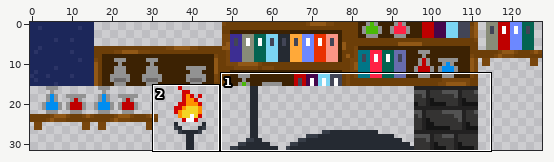
A sprite sheet gets an edit: src/assets/world/hub.tileset.png. Above, an overview of the earlier version with the close-up marked.
Close-up. First the earlier version:
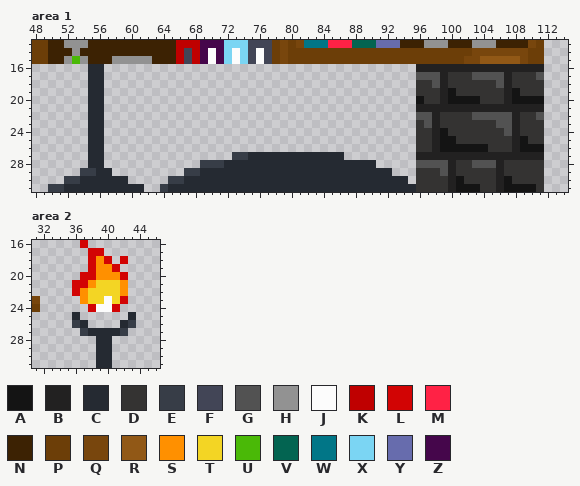
The file is 128x32 pixels. Colours within 5 levels of each other are drawn and written as one. Shown: area 1: x 48..114, y 13..31; area 2: x 31..46, y 16..31.
Palette (. is transparent): A #141414  B #222121  C #252a32  D #343332  E #373d47  F #424556  G #525252  H #929292  J #fcfcfc  K #bf0000  L #d20404  M #ff2245  N #3c2203  P #6c3e08  Q #78460d  R #915816  S #ff9000  T #f3d524  U #4ab907  V #036451  W #017687  X #7bd5f3  Y #676cad  Z #45064b
Once edited:
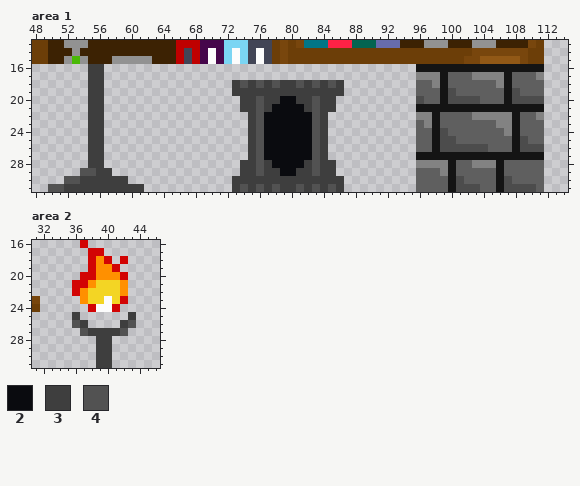
Colours new in this view: 2 #0a0b0f  3 #3e3e3e  4 #525252
The edit:
colour A: #141414 -> #4c4c4c
colour B: #222121 -> #141414
colour D: #343332 -> #5f5f5f
colour G: #525252 -> #828282
Area 1:
y 16..17: x 55..56 CC -> 33
y 18: x 55..56 CC -> 33; x 73..86 .............. -> 34343433434343
y 19: x 55..56 CC -> 33; x 73..86 .............. -> 33333333333333
y 20: x 55..56 CC -> 33; x 74..85 ............ -> 334332233433
y 21: x 55..56 CC -> 33; x 74..85 ............ -> 334322223433
y 22..26: x 55..56 CC -> 33; x 75..84 .......... -> 3422222243
y 27: x 55..56 CC -> 33; x 73..86 EECCCCCCCCCCCC -> ..3422222243..
y 28: x 55..56 CC -> 33; x 69..90 EEECCCCCCCCCCCCCCCCCCC -> .....334322223433.....
y 29: x 54..57 EECC -> 4433; x 67..92 EECCCCCCCCCCCCCCCCCCCCCCCC -> .......334332233433.......
y 30: x 52..59 EECCCCCC -> 44333333; x 65..94 EECCCCCCCCCCCCCCCCCCCCCCCCCCCC -> ........33333333333333........
y 31: x 50..61 EECCCCCCCCCC -> 443333333333; x 64..95 ECCCCCCCCCCCCCCCCCCCCCCCCCCCCCCC -> .........34343433434343.........
Area 2:
y 25: x 36 C -> 3; x 43 C -> 3
y 26: x 36..37 EC -> 43; x 42..43 CE -> 34
y 27: x 37..42 ECCCCE -> 433334
y 28..31: x 39..40 CC -> 33
Boxes around the changes in both close-ups, in picture pixels (x1, y1, x2, y2):
changed: (48, 64, 544, 192)
changed: (72, 312, 136, 368)
